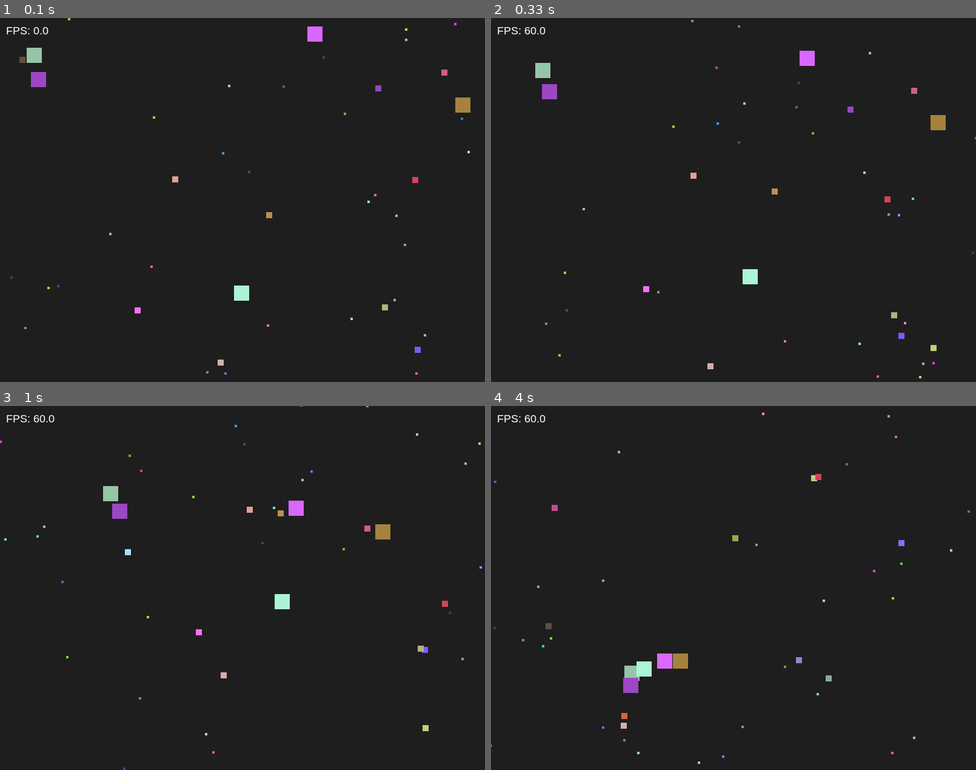
Above: before the commit, frames 1-4 (two rows, left to right).
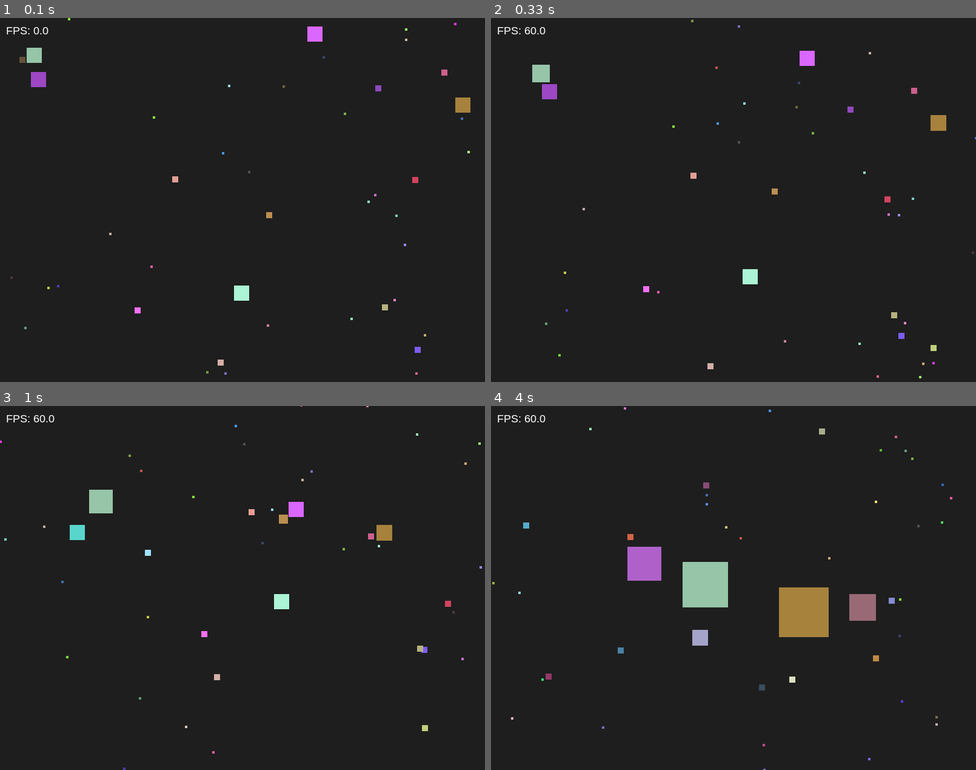
Above: after the commit, the same moments.

Repository: eliotjerusalmi/lab8-pygame
Game: pygame game, started from main.py
Two runs of this game, one before a commit and one after it. Both use one fixed random seed, a clock stepped at 60 frames per second and the inputs below.
Inputs:
- Up to frame 1 (0.1 s): no input
- Up to frame 2 (0.33 s): no input
- Up to frame 3 (1 s): no input
- Up to frame 4 (4 s): no input

Frame 1 is identical in both runs. In frame 2, 0.1% of the frame differs, in the area x 8-94%, y 12-31%; in frame 3, 1.0%; in frame 4, 5.0%, in the area x 0-99%, y 0-100%.

Commit message:
exam: q6 - eating++

Diff:
--- a/main.py
+++ b/main.py
@@ -7,7 +7,7 @@
 # Window settings
 WIDTH, HEIGHT = 800, 600
 SCREEN = pygame.display.set_mode((WIDTH, HEIGHT))
-pygame.display.set_caption("Lab - Moving Squares (Eating)")
+pygame.display.set_caption("Lab - Moving Squares (Eating++)")
 
 CLOCK = pygame.time.Clock()
 FPS = 60
@@ -23,9 +23,14 @@
 MIN_LIFESPAN_MS = 5000
 MAX_LIFESPAN_MS = 12000
 
+# Eating++ settings
+GROWTH_FACTOR = 0.4
+MAX_SIZE = 120
+
 
 class Square:
     def __init__(self, size):
+        self.original_size = size
         self.size = size
 
         self.x = random.uniform(0, WIDTH - self.size)
@@ -37,7 +42,7 @@
             random.randint(50, 255),
         )
 
-        self.speed = max(60, 220 - self.size * 2)
+        self.update_speed()
 
         self.birth_time = pygame.time.get_ticks()
         self.lifespan_ms = random.randint(MIN_LIFESPAN_MS, MAX_LIFESPAN_MS)
@@ -46,8 +51,23 @@
         self.vy = 0
         self.set_random_direction()
 
+    def update_speed(self):
+        # Bigger squares become slower as they grow
+        self.speed = max(40, 220 - self.size * 2)
+
+    def grow(self, prey_size):
+        growth_amount = prey_size * GROWTH_FACTOR
+        self.size = min(MAX_SIZE, self.size + growth_amount)
+        self.update_speed()
+
+        # Keep current direction but update speed
+        direction_x, direction_y = normalize_vector(self.vx, self.vy)
+        if direction_x != 0 or direction_y != 0:
+            self.vx = direction_x * self.speed
+            self.vy = direction_y * self.speed
+
     def get_rect(self):
-        return pygame.Rect(int(self.x), int(self.y), self.size, self.size)
+        return pygame.Rect(int(self.x), int(self.y), int(self.size), int(self.size))
 
     def is_expired(self, current_time):
         return current_time - self.birth_time >= self.lifespan_ms
@@ -97,7 +117,6 @@
                     dy = sy - oy
                     distance = vector_length(dx, dy)
 
-
                     if 0 < distance < FLEE_DISTANCE:
                         strength = (FLEE_DISTANCE - distance) / FLEE_DISTANCE
                         away_x, away_y = normalize_vector(dx, dy)
@@ -122,7 +141,6 @@
                     square.vy = final_y * square.speed
 
 
-# Collision
 def check_collision(a, b):
     return a.get_rect().colliderect(b.get_rect())
 
@@ -185,6 +203,32 @@
     return squares
 
 
+def handle_eating(squares):
+    new_squares = squares.copy()
+    eaten_indexes = set()
+
+    for i in range(len(squares)):
+        for j in range(i + 1, len(squares)):
+            if i in eaten_indexes or j in eaten_indexes:
+                continue
+
+            a = squares[i]
+            b = squares[j]
+
+            if check_collision(a, b):
+                if a.size > b.size:
+                    a.grow(b.size)
+                    new_squares[j] = Square(b.original_size)
+                    eaten_indexes.add(j)
+
+                elif b.size > a.size:
+                    b.grow(a.size)
+                    new_squares[i] = Square(a.original_size)
+                    eaten_indexes.add(i)
+
+    return new_squares
+
+
 def draw_fps(surface, clock, font):
     fps = clock.get_fps()
     fps_text = font.render(f"FPS: {fps:.1f}", True, FPS_COLOR)
@@ -218,27 +262,12 @@
         for square in squares:
             square.move(delta_time)
 
-        # Eating system
-        new_squares = squares.copy()
-
-        for i in range(len(squares)):
-            for j in range(i + 1, len(squares)):
-                a = squares[i]
-                b = squares[j]
-
-                if check_collision(a, b):
-                    if a.size > b.size:
-                        new_squares[j] = Square(b.size)
-                    elif b.size > a.size:
-                        new_squares[i] = Square(a.size)
-
-        squares = new_squares
-
-        # Respawn même taille (temps)
+        squares = handle_eating(squares)
+
         updated = []
         for square in squares:
             if square.is_expired(current_time):
-                updated.append(Square(square.size))
+                updated.append(Square(square.original_size))
             else:
                 updated.append(square)
 
Not shown, changed: MY_EXAM.md
